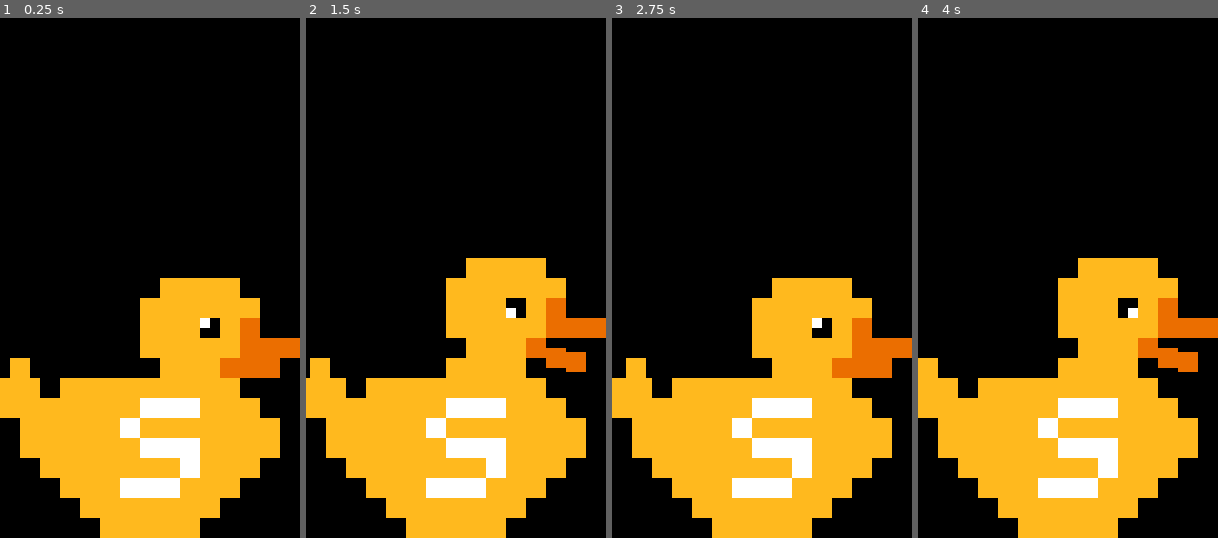
Above: before the commit, frames 1-4 (left to right).
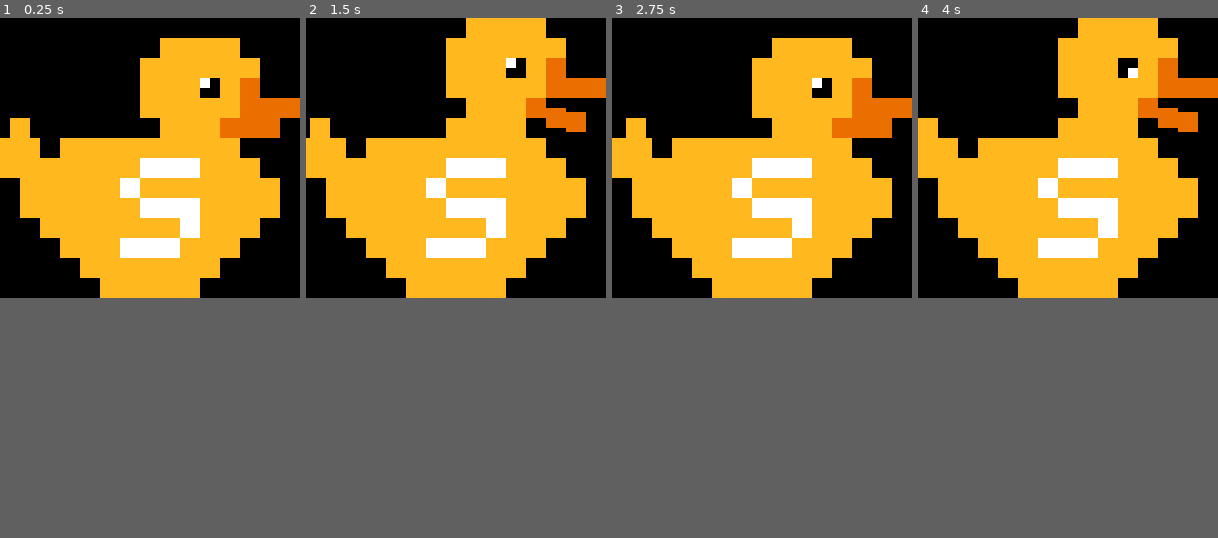
Above: after the commit, the same moments.

Repository: k4444th/eNTe-S-Support-Animal
Game: Godot game, scene res://scenes/main.tscn
Same seed, same stepped clock (60 frames per second), same inputs: the game is played once before the commit and once after it.
Inputs (mouse positions are in pixels of both pictures, inside the frame that each line leads up to):
- Up to frame 1 (0.25 s): no input
- Up to frame 2 (1.5 s): move the mouse to (522, 252) at 0.52 s; click (522, 252) at 0.67 s; drag from (396, 304) to (441, 382) at 1.27 s
- Up to frame 3 (2.75 s): move the mouse to (792, 163) at 2.02 s; click (792, 163) at 2.17 s
- Up to frame 4 (4 s): drag from (1053, 382) to (978, 200) at 2.77 s; move the mouse to (1158, 356) at 3.52 s; click (1158, 356) at 3.67 s
In our replay, the window is 150x260 before the commit and 150x140 after it. These sizes can differ from the game's own. Grey fills any space a smaller window leaves; there, only what the larger window draws over its background counts as a difference.

The runs differ from the first frame. In frame 1, 52% of the frame differs, in the area x 0-100%, y 3-100%; in frame 2, 53%, in the area x 0-100%, y 0-100%; in frame 3, 52%; in frame 4, 53%.

Commit message:
Adjust window height depending on parachute's visibility

Diff:
--- a/scenes/parachute.tscn
+++ b/scenes/parachute.tscn
@@ -200,7 +200,7 @@
 
 [node name="Parachute" type="AnimatedSprite2D" unique_id=1070859178]
 sprite_frames = SubResource("SpriteFrames_spa78")
-animation = &"opening"
+animation = &"open"
 script = ExtResource("2_fshcv")
 
 [node name="Backgroud" type="AnimatedSprite2D" parent="." unique_id=1201439654]
--- a/scripts/globals.gd
+++ b/scripts/globals.gd
@@ -39,7 +39,7 @@
 ]
 
 var colorIndex = 7
-var parachuteColorIndex = 0
+var parachuteColorIndex = 1
 var parachuteBackgroundIndex = 0
 
 var duckColor = duckColors[colorIndex]
--- a/scripts/main.gd
+++ b/scripts/main.gd
@@ -17,7 +17,7 @@
 @onready var cameraNode := $Camera
 
 func _ready() -> void:
-	spriteNode.parachuteNode.parachuteClosed.connect(resetMousePassthroughArea)
+	spriteNode.parachuteNode.parachuteClosed.connect(parachuteClosed)
 
 	var window = get_window()
 
@@ -27,25 +27,15 @@
 	window.always_on_top = true
 	window.unresizable = true
 
-	window.size = Vector2(spriteNode.duckNode.sprite_frames.get_frame_texture("idleDarkBlue", 4).get_width() * Globals.cameraZoom.x, spriteNode.parachuteNode.sprite_frames.get_frame_texture("open", 0).get_height() * Globals.cameraZoom.y + (32 * Globals.cameraZoom.y))
+	window.size = Vector2(spriteNode.duckNode.sprite_frames.get_frame_texture("idleDarkBlue", 4).get_size() * Globals.cameraZoom)
 	cameraNode.zoom = Globals.cameraZoom
 
 	var usableRect := DisplayServer.screen_get_usable_rect()
 	var yPos = usableRect.end.y - window.size.y
 
+	spriteNode.position.y = 0
 	window.position = Vector2i(0, yPos)
 
-	setMousePassthroughArea(spriteNode.visibleAreaNode)
-
-func setMousePassthroughArea(area: Polygon2D):
-	var clickableArea = PackedVector2Array()
-
-	for p in area.polygon:
-		clickableArea.append(get_viewport().get_canvas_transform() * spriteNode.clickableAreaNode.to_global(p))
-
-	DisplayServer.window_set_mouse_passthrough(clickableArea)
-
-func resetMousePassthroughArea():
 	setMousePassthroughArea(spriteNode.clickableAreaNode)
 
 func _process(_delta: float) -> void:
@@ -98,6 +88,28 @@
 			lastMousePosition = mousePos
 			drag()
 
+func setMousePassthroughArea(area: Polygon2D):
+	var clickableArea = PackedVector2Array()
+
+	for p in area.polygon:
+		clickableArea.append(get_viewport().get_canvas_transform().origin * spriteNode.clickableAreaNode.to_global(p))
+
+	DisplayServer.window_set_mouse_passthrough(clickableArea)
+
+func parachuteClosed():
+	var window = get_window()
+
+	window.size = Vector2(spriteNode.duckNode.sprite_frames.get_frame_texture("idleDarkBlue", 4).get_size() * Globals.cameraZoom)
+	var usableRect := DisplayServer.screen_get_usable_rect()
+	var yPos = usableRect.end.y - window.size.y
+
+	spriteNode.position.y = 0
+	window = get_window()
+	yPos = usableRect.end.y - window.size.y
+	window.position.y = yPos
+
+	setMousePassthroughArea(spriteNode.clickableAreaNode)
+
 func startDrag():
 	var window = get_window()
 	dragOffset = window.position - Vector2i(DisplayServer.mouse_get_position())
@@ -117,15 +129,23 @@
 
 	if flyTime > parachuteAnimationDuration and window.position.y < yPos:
 		spriteNode.parachuteNode.open()
+		spriteNode.position.y = 24
+		window.position.y -= spriteNode.parachuteNode.sprite_frames.get_frame_texture("open", 0).get_height() * Globals.cameraZoom.y + (32 * Globals.cameraZoom.y) - window.size.y
+		window.size = Vector2(spriteNode.duckNode.sprite_frames.get_frame_texture("idleDarkBlue", 4).get_width() * Globals.cameraZoom.x, spriteNode.parachuteNode.sprite_frames.get_frame_texture("open", 0).get_height() * Globals.cameraZoom.y + (32 * Globals.cameraZoom.y))
 
 		setMousePassthroughArea(spriteNode.visibleAreaNode)
 
 	var positionTween = get_tree().create_tween().set_ease(Tween.EASE_IN).set_trans(Tween.TRANS_CUBIC)
-	positionTween.tween_property(window, "position", Vector2i(window.position.x, yPos), flyTime)
 
-	if flyTime > parachuteAnimationDuration and window.position.y < yPos:
+	if window.size.y > spriteNode.duckNode.sprite_frames.get_frame_texture("idleDarkBlue", 4).get_height() * Globals.cameraZoom.y:
+		yPos = usableRect.end.y - window.size.y
+		positionTween.tween_property(window, "position", Vector2i(window.position.x, yPos), flyTime)
+
 		await positionTween.finished
 		spriteNode.parachuteNode.close()
+	else:
+		positionTween.tween_property(window, "position", Vector2i(window.position.x, yPos), flyTime)
+		window.size = Vector2(spriteNode.duckNode.sprite_frames.get_frame_texture("idleDarkBlue", 4).get_size() * Globals.cameraZoom)
 
 func _on_click_timer_timeout() -> void:
 	if clickPending:
